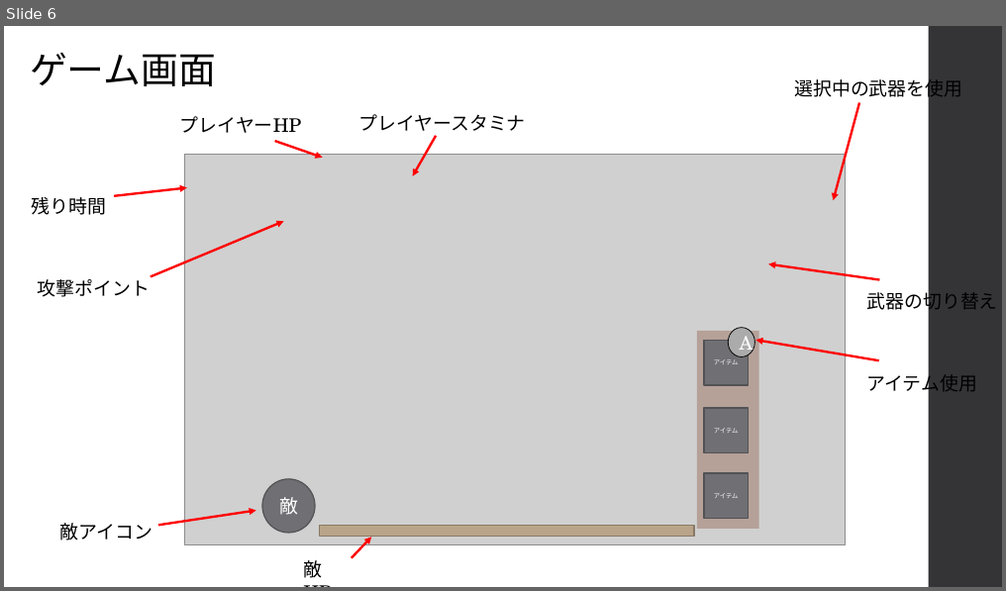
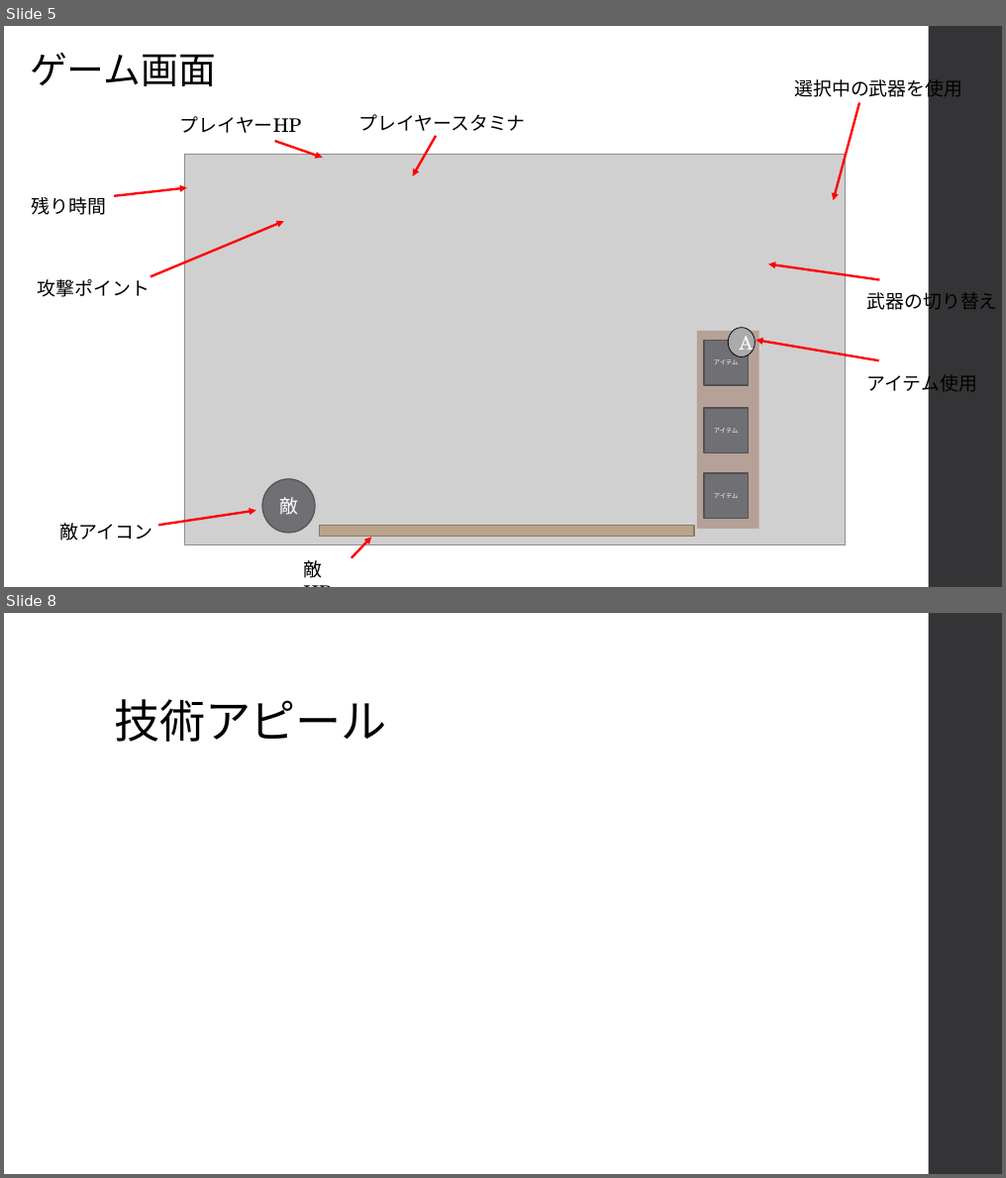
Before and after one commit to kakisawa/ProductionWork, a slide deck: 3DGame_3_NamelessGame/NamelessGame_企画書.pptx. Shown one above the other, each under a label of ours: slide 6 before the commit, slides 5 and 8 after it; the slides between them are not shown. The pictures are 1006x591 and 1006x1178 pixels, drawn with LibreOffice and Linux fonts; fonts in the diff are those of the drawing; grey boxes stand for pictures. Boxes give left, top, right and bottom in pixels: in the first picture for what was removed or moved away, otherwise in the second. Text is boxed around its words. In the diff, an @@ line names an element or a change of style, - is before the commit and + after.

```diff
--- a/3DGame_3_NamelessGame/NamelessGame_企画書.pptx
+++ b/3DGame_3_NamelessGame/NamelessGame_企画書.pptx
@@ slide 8 added at [4,613,1002,1174], background #FFFFFF; not listed: 1 template element that a slide beside it also shows @@
@@ title added at [115,699,387,742], 44 pt, text #000000 @@
+技術アピール
@@ what was slide 6 is now slide 5 @@
```
Also in this commit, not shown: 4 slides changed, 1 other slide added, 1 slide removed, 2 other files.
